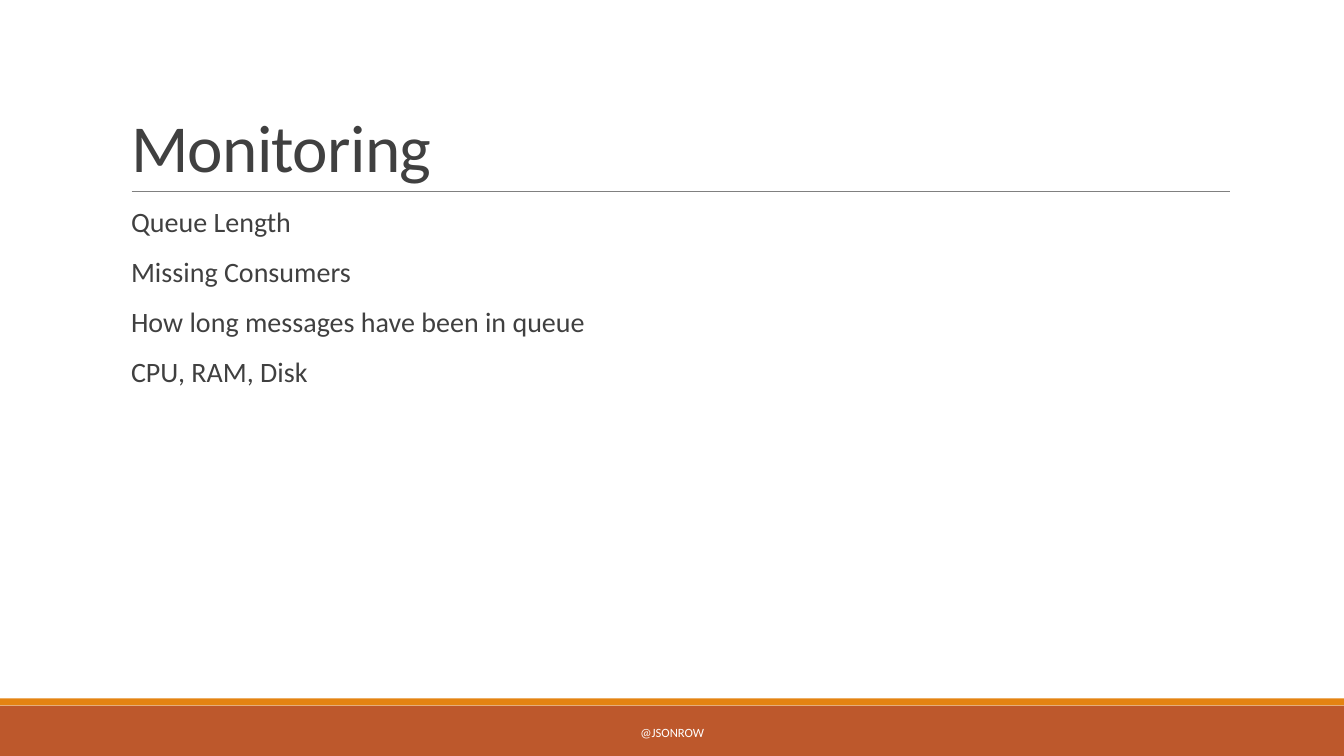
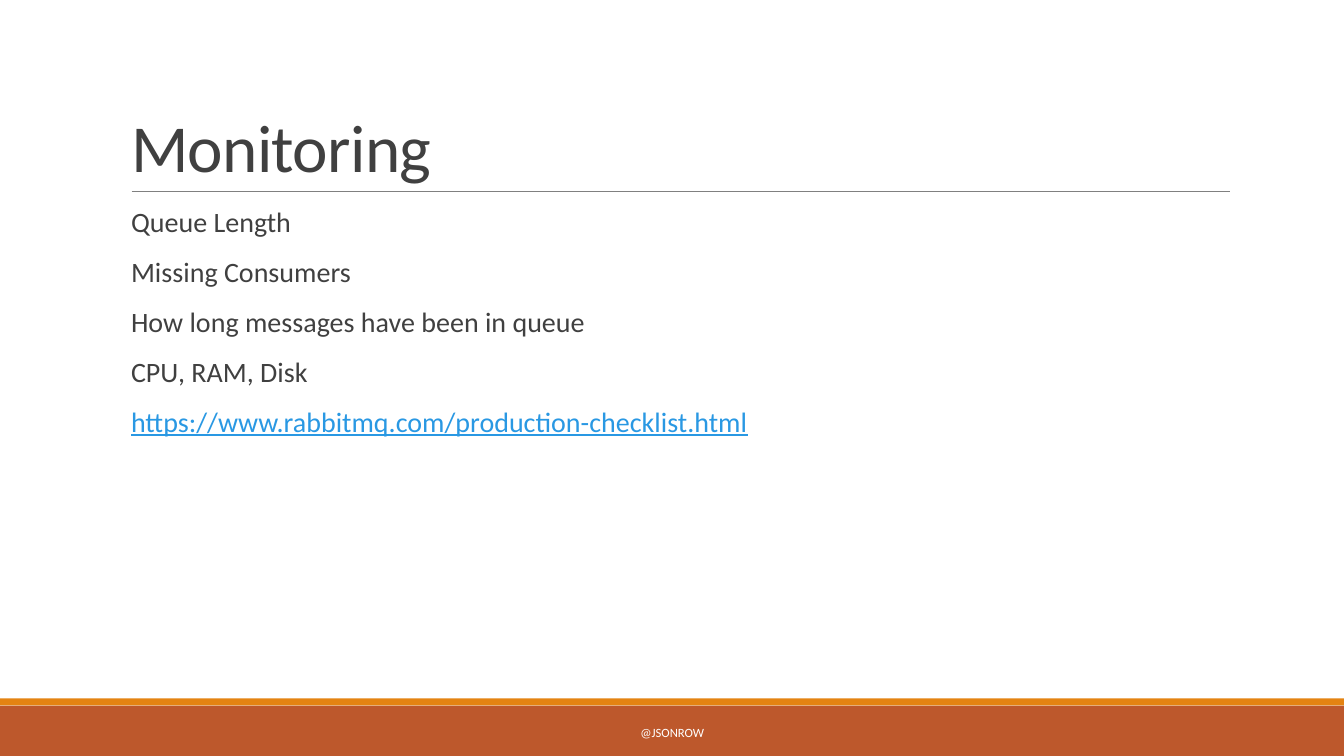
Before and after one commit to JasonRowe/TCCC23, a slide deck: slide 23 of Microservice_plumbing_with_RabbitMQ.pptx (slide 21 before the commit). Drawn at 1344x756 pixels with LibreOffice and Linux fonts; fonts in the diff are those of the drawing. Boxes give left, top, right and bottom in pixels: in the first picture for what was removed or moved away, otherwise in the second. Text is boxed around its words. In the diff, an @@ line names an element or a change of style, - is before the commit and + after.

```diff
--- a/Microservice_plumbing_with_RabbitMQ.pptx
+++ b/Microservice_plumbing_with_RabbitMQ.pptx
@@ text at [131, 412, 747, 437]: paragraph added @@
+  https://www.rabbitmq.com/production-checklist.html
```
Also in this commit, not shown: 10 other slides changed, 3 slides added, 11 slides removed, 5 other files.
